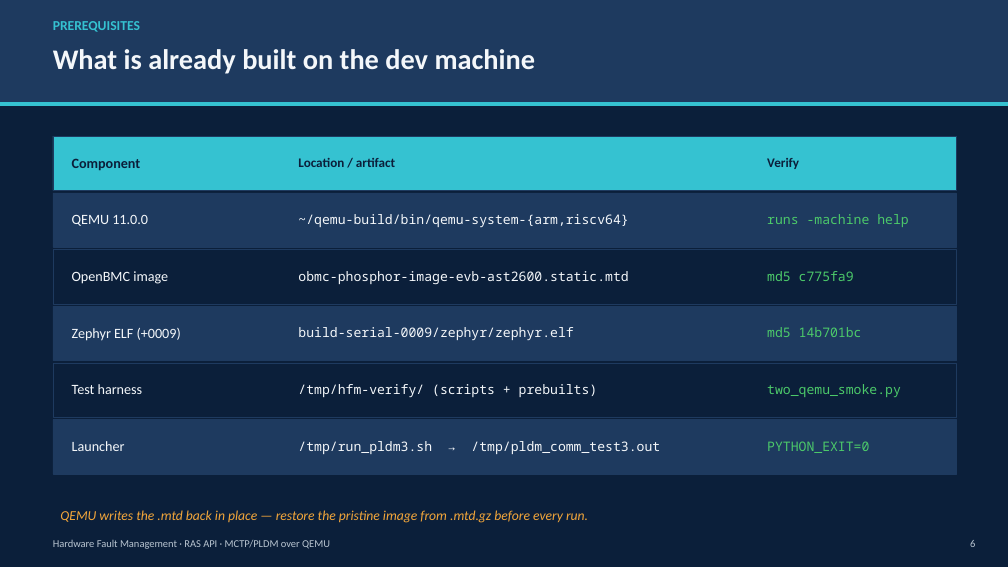
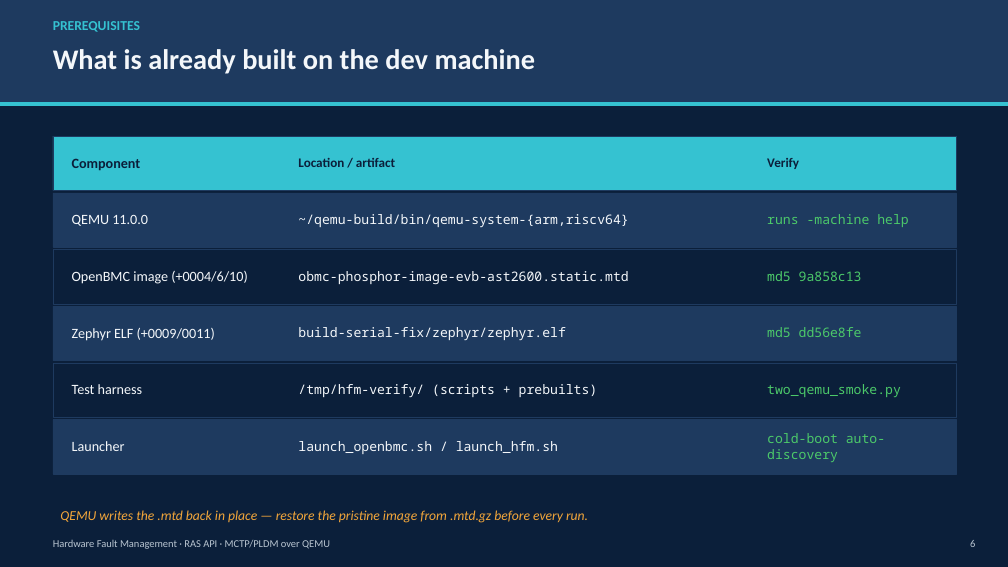
Before and after one commit to OCP-China-Projects/Hardware-Fault-Management, a slide deck: slide 6 of docs/demo/HFM_RASAPI_demo.pptx. Drawn at 1008x567 pixels with LibreOffice and Linux fonts; fonts in the diff are those of the drawing. Boxes give left, top, right and bottom in pixels: in the first picture for what was removed or moved away, otherwise in the second. Text is boxed around its words. In the diff, an @@ line names an element or a change of style, - is before the commit and + after.

```diff
--- a/docs/demo/HFM_RASAPI_demo.pptx
+++ b/docs/demo/HFM_RASAPI_demo.pptx
@@ text at bbox=[72, 271, 248, 284]: text changed @@
-OpenBMC image
+OpenBMC image (+0004/6/10)
@@ text at bbox=[767, 271, 862, 281]: text changed @@
-md5 c775fa9
+md5 9a858c13
@@ text at bbox=[72, 328, 215, 341]: text changed @@
-Zephyr ELF (+0009)
+Zephyr ELF (+0009/0011)
@@ text at bbox=[298, 327, 565, 340]: text changed @@
-build-serial-0009/zephyr/zephyr.elf
+build-serial-fix/zephyr/zephyr.elf
@@ text at bbox=[767, 327, 862, 337]: text changed @@
-md5 14b701bc
+md5 dd56e8fe
@@ text at bbox=[298, 441, 558, 454]: text changed @@
-/tmp/run_pldm3.sh → /tmp/pldm_comm_test3.out
+launch_openbmc.sh / launch_hfm.sh
@@ text at bbox=[767, 433, 885, 462]: text changed @@
-PYTHON_EXIT=0
+cold-boot auto-discovery
```
Also in this commit, not shown: 8 other slides changed, 1 slide added, 1 slide removed, 11 other files.
